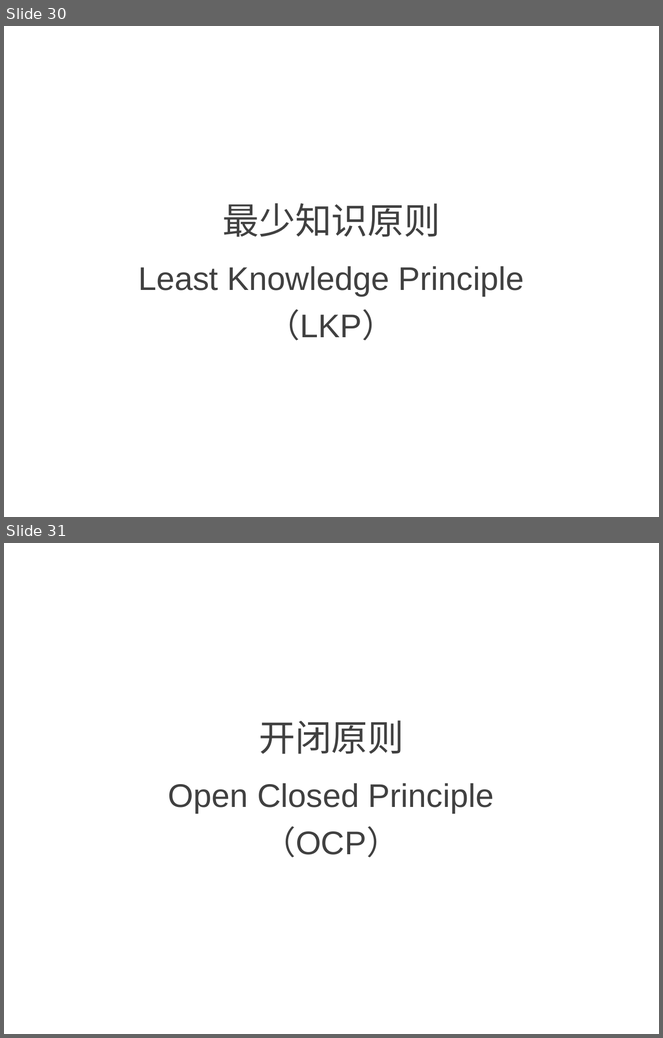
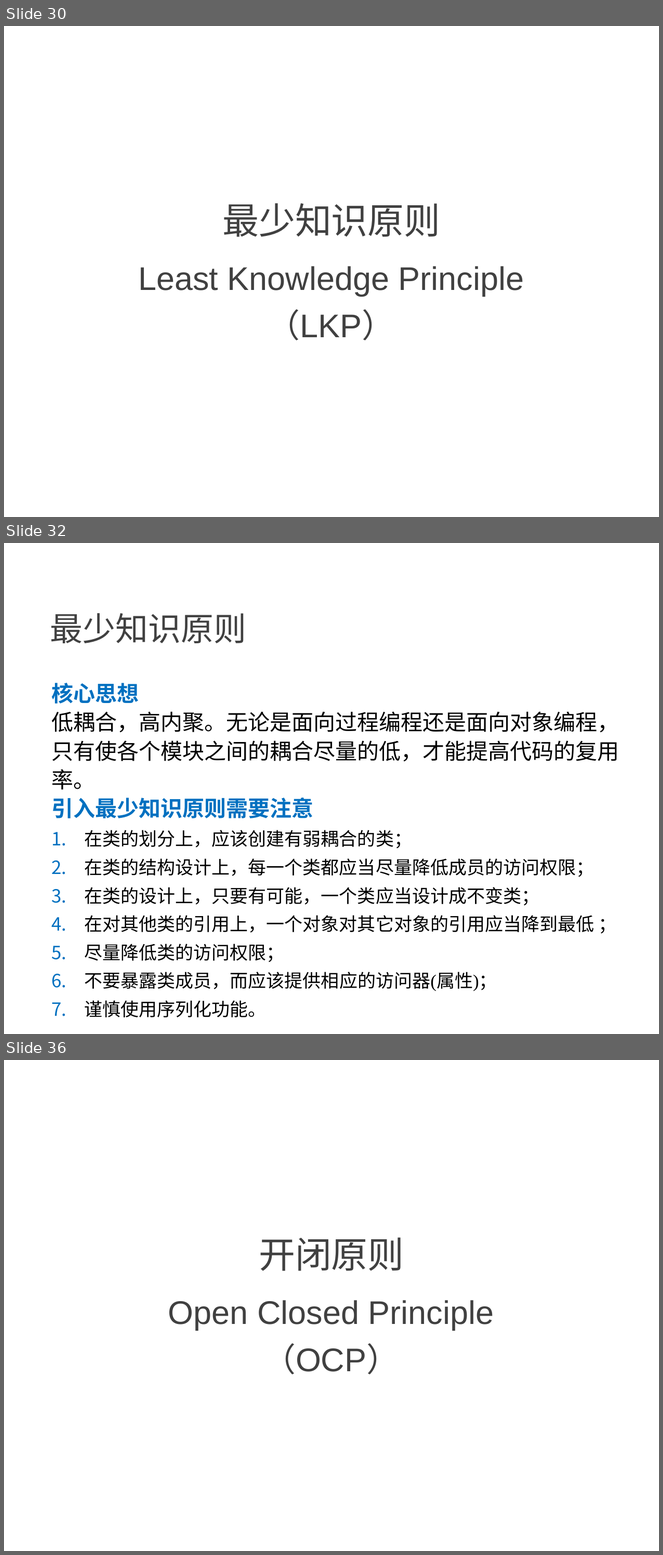
Before and after one commit to NewGr8Player/My-PPT, a slide deck: Design pattern/23种设计模式详解.pptx. Shown one above the other, each under a label of ours: slides 30 and 31 before the commit, slides 30, 32 and 36 after it; the slides between them are not shown. The pictures are 663x1038 and 663x1555 pixels, drawn with LibreOffice and Linux fonts; fonts in the diff are those of the drawing. Boxes give left, top, right and bottom in pixels: in the first picture for what was removed or moved away, otherwise in the second. Text is boxed around its words. In the diff, an @@ line names an element or a change of style, - is before the commit and + after.

Commit message:
Add 最少知识原则

```diff
--- a/Design pattern/23种设计模式详解.pptx
+++ b/Design pattern/23种设计模式详解.pptx
@@ slide 32 added at box(4, 543, 659, 1034), background #FFFFFF @@
@@ text added at box(50, 613, 246, 643), 36 pt, text #404040 @@
+最少知识原则
@@ text added at box(51, 683, 619, 1018), 20 pt, text #000000 @@
+核心思想
+低耦合，高内聚。无论是面向过程编程还是面向对象编程，只有使各个模块之间的耦合尽量的低，才能提高代码的复用率。
+引入最少知识原则需要注意
+1. 在类的划分上，应该创建有弱耦合的类；
+2. 在类的结构设计上，每一个类都应当尽量降低成员的访问权限；
+3. 在类的设计上，只要有可能，一个类应当设计成不变类；
+4. 在对其他类的引用上，一个对象对其它对象的引用应当降到最低 ；
+5. 尽量降低类的访问权限；
+6. 不要暴露类成员，而应该提供相应的访问器(属性)；
+7. 谨慎使用序列化功能。
@@ what was slide 31 is now slide 36 @@
```
Also in this commit, not shown: 1 slide changed, 4 other slides added.
